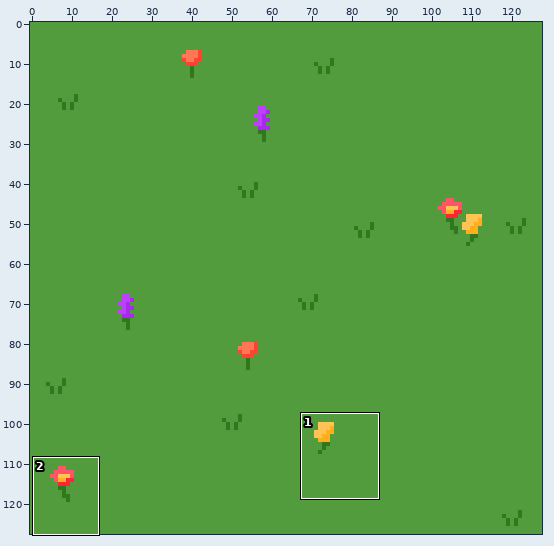
A sprite sheet gets an edit: assets/map/grass_variants.png. Above, an overview of the earlier version with the close-up marked.
Close-up. Before the edit:
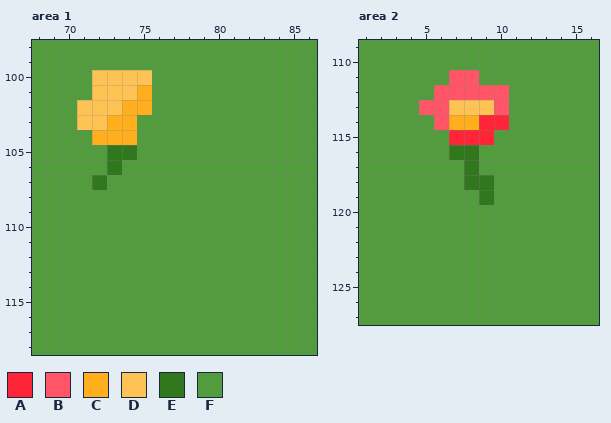
The file is 128x128 pixels. Shown: area 1: x 68..86, y 98..118; area 2: x 1..16, y 109..127. The commit also changed other parts of the picture, which this record leaves out.
Palette (. is transparent): A #ff2539  B #ff5566  C #ffae1d  D #ffc355  E #31771d  F #529c3d
Pixels before, area 1, first column x 68:
 98 FFFFFFFFFFFFFFFFFFF
 99 FFFFFFFFFFFFFFFFFFF
100 FFFFDDDDFFFFFFFFFFF
101 FFFFDDDCFFFFFFFFFFF
102 FFFDDDCCFFFFFFFFFFF
103 FFFDDCCFFFFFFFFFFFF
104 FFFFCCCFFFFFFFFFFFF
105 FFFFFEEFFFFFFFFFFFF
106 FFFFFEFFFFFFFFFFFFF
107 FFFFEFFFFFFFFFFFFFF
108 FFFFFFFFFFFFFFFFFFF
109 FFFFFFFFFFFFFFFFFFF
110 FFFFFFFFFFFFFFFFFFF
111 FFFFFFFFFFFFFFFFFFF
112 FFFFFFFFFFFFFFFFFFF
113 FFFFFFFFFFFFFFFFFFF
114 FFFFFFFFFFFFFFFFFFF
115 FFFFFFFFFFFFFFFFFFF
116 FFFFFFFFFFFFFFFFFFF
117 FFFFFFFFFFFFFFFFFFF
118 FFFFFFFFFFFFFFFFFFF
Pixels before, area 2, first column x 1:
109 FFFFFFFFFFFFFFFF
110 FFFFFFFFFFFFFFFF
111 FFFFFFBBFFFFFFFF
112 FFFFFBBBBBFFFFFF
113 FFFFBBDDDBFFFFFF
114 FFFFFBCCAAFFFFFF
115 FFFFFFAAAFFFFFFF
116 FFFFFFEEFFFFFFFF
117 FFFFFFFEFFFFFFFF
118 FFFFFFFEEFFFFFFF
119 FFFFFFFFEFFFFFFF
120 FFFFFFFFFFFFFFFF
121 FFFFFFFFFFFFFFFF
122 FFFFFFFFFFFFFFFF
123 FFFFFFFFFFFFFFFF
124 FFFFFFFFFFFFFFFF
125 FFFFFFFFFFFFFFFF
126 FFFFFFFFFFFFFFFF
127 FFFFFFFFFFFFFFFF
Now the later version:
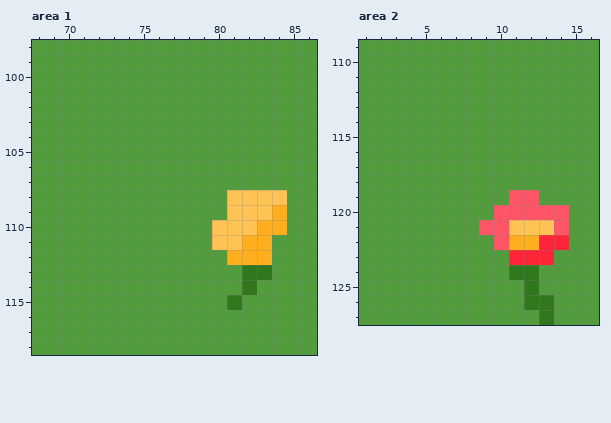
Edits made:
Area 1:
y 100: x 72..75 DDDD -> FFFF
y 101: x 72..75 DDDC -> FFFF
y 102: x 71..75 DDDCC -> FFFFF
y 103: x 71..74 DDCC -> FFFF
y 104: x 72..74 CCC -> FFF
y 105: x 73..74 EE -> FF
y 106: x 73 E -> F
y 107: x 72 E -> F
y 108: x 81..84 FFFF -> DDDD
y 109: x 81..84 FFFF -> DDDC
y 110: x 80..84 FFFFF -> DDDCC
y 111: x 80..83 FFFF -> DDCC
y 112: x 81..83 FFF -> CCC
y 113: x 82..83 FF -> EE
y 114: x 82 F -> E
y 115: x 81 F -> E
Area 2:
y 111: x 7..8 BB -> FF
y 112: x 6..10 BBBBB -> FFFFF
y 113: x 5..10 BBDDDB -> FFFFFF
y 114: x 6..10 BCCAA -> FFFFF
y 115: x 7..9 AAA -> FFF
y 116: x 7..8 EE -> FF
y 117: x 8 E -> F
y 118: x 8..9 EE -> FF
y 119: x 9 E -> F; x 11..12 FF -> BB
y 120: x 10..14 FFFFF -> BBBBB
y 121: x 9..14 FFFFFF -> BBDDDB
y 122: x 10..14 FFFFF -> BCCAA
y 123: x 11..13 FFF -> AAA
y 124: x 11..12 FF -> EE
y 125: x 12 F -> E
y 126: x 12..13 FF -> EE
y 127: x 13 F -> E
Boxes around the changes in both close-ups, in picture pixels (x1, y1, x2, y2):
changed: (77, 70, 152, 190)
changed: (212, 190, 287, 310)
changed: (419, 70, 569, 325)
